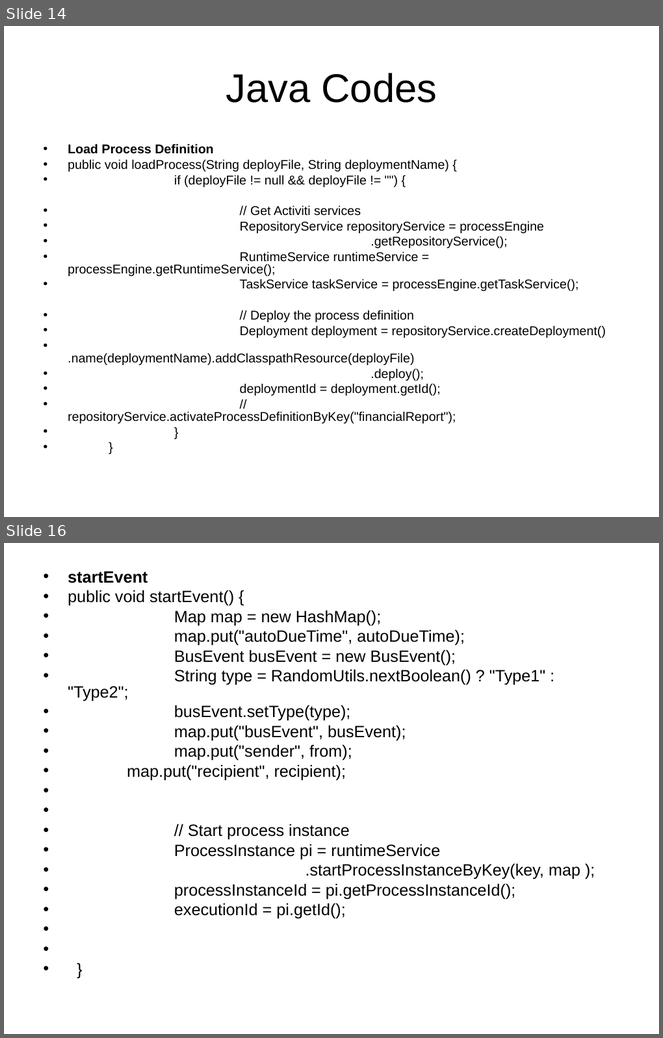
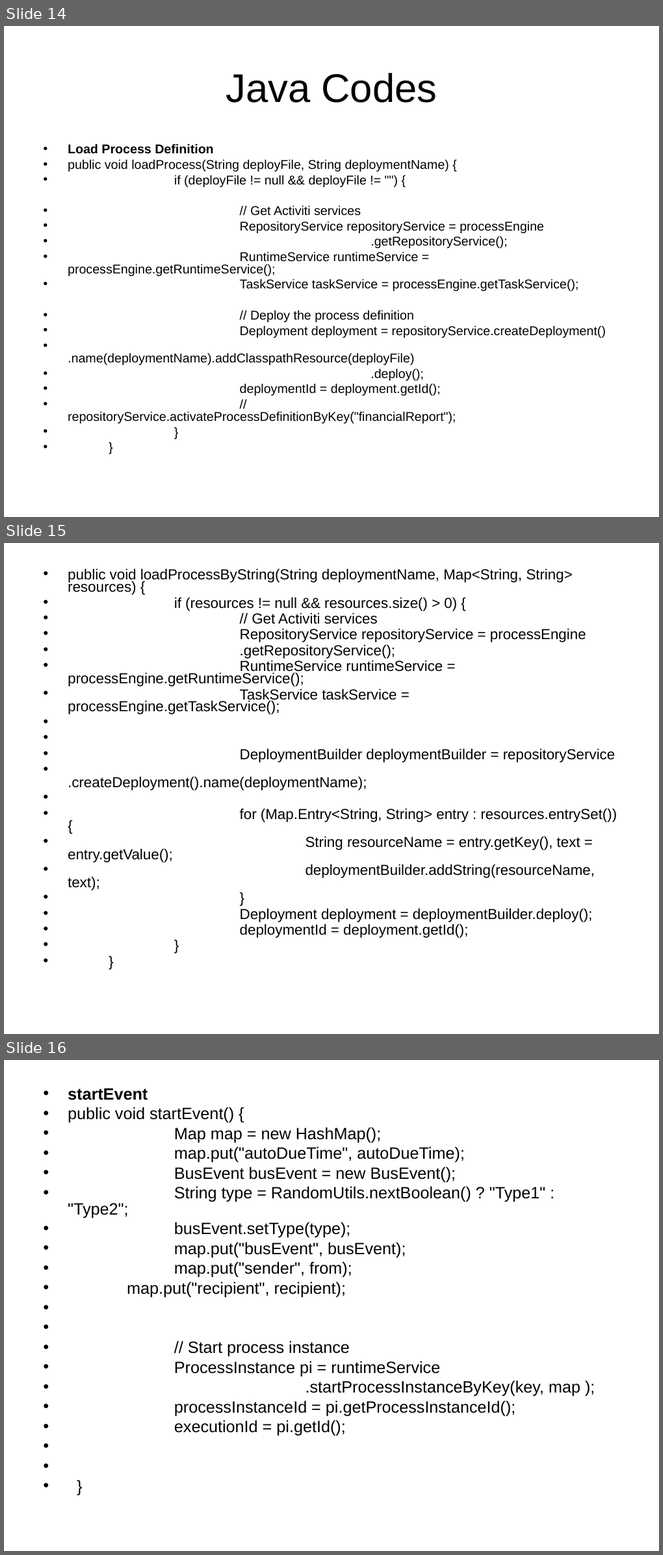
Before and after one commit to sunitawakchaure/activitidemo, a slide deck: BusMonitorActiviti/docs/BPM.ppt. Shown one above the other, each under a label of ours: slides 14 and 16 before the commit, slides 14, 15 and 16 after it; the slides between them are not shown. The pictures are 663x1038 and 663x1555 pixels, drawn with LibreOffice and Linux fonts; fonts in the diff are those of the drawing; background and template pictures are left out. Boxes give left, top, right and bottom in pixels: in the first picture for what was removed or moved away, otherwise in the second. Text is boxed around its words. In the diff, an @@ line names an element or a change of style, - is before the commit and + after.

```diff
--- a/BusMonitorActiviti/docs/BPM.ppt
+++ b/BusMonitorActiviti/docs/BPM.ppt
@@ slide 15 added at [4, 543, 659, 1034], background picture (left out) @@
@@ text added at [68, 568, 618, 938], 16 pt, text #000000 @@
+• public void loadProcessByString(String deploymentName, Map<String, String> resources) {
+• if (resources != null && resources.size() > 0) {
+• // Get Activiti services
+• RepositoryService repositoryService = processEngine
+• .getRepositoryService();
+• RuntimeService runtimeService = processEngine.getRuntimeService();
+• TaskService taskService = processEngine.getTaskService();
+• DeploymentBuilder deploymentBuilder = repositoryService
+• .createDeployment().name(deploymentName);
+• for (Map.Entry<String, String> entry : resources.entrySet()) {
+• String resourceName = entry.getKey(), text = entry.getValue();
+• deploymentBuilder.addString(resourceName, text);
+• }
+• Deployment deployment = deploymentBuilder.deploy();
+• deploymentId = deployment.getId();
+• }
+• }
```
Also in this commit, not shown: 1 slide changed, 1 other file.
